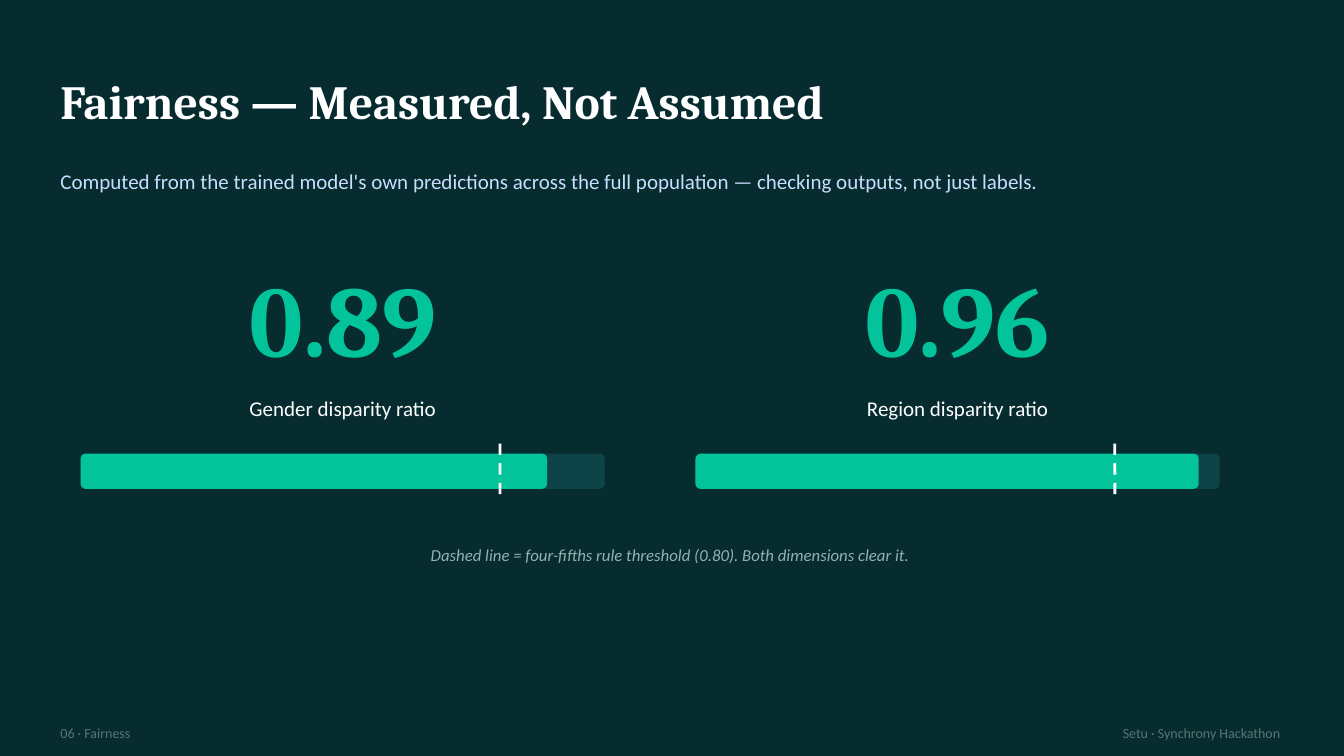
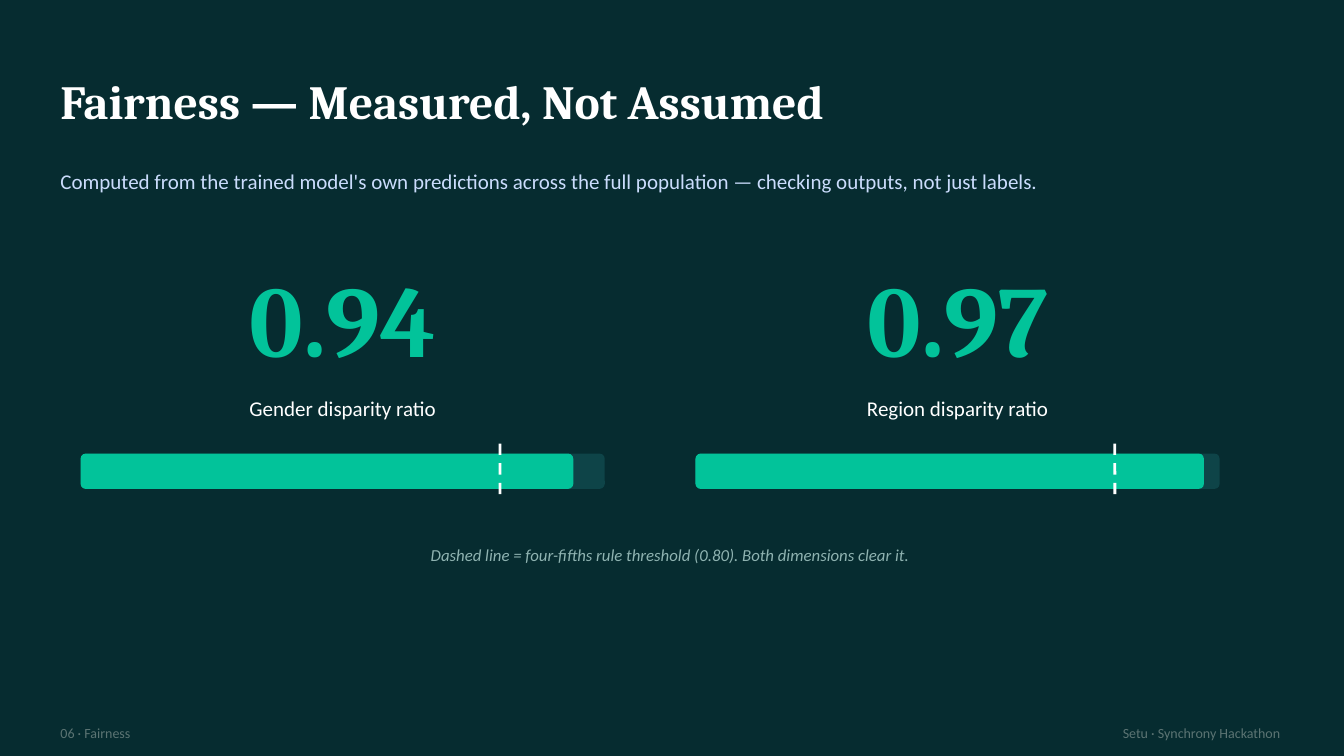
Before and after one commit to Shlok-J/setu-synchrony-hackathon, a slide deck: slide 7 of Setu_Synchrony_Hackathon.pptx. Drawn at 1344x756 pixels with LibreOffice and Linux fonts; fonts in the diff are those of the drawing. Boxes give left, top, right and bottom in pixels: in the first picture for what was removed or moved away, otherwise in the second. Text is boxed around its words. In the diff, an @@ line names an element or a change of style, - is before the commit and + after.

```diff
--- a/Setu_Synchrony_Hackathon.pptx
+++ b/Setu_Synchrony_Hackathon.pptx
@@ text at [249, 288, 435, 358]: text changed @@
-0.89
+0.94
@@ text at [867, 289, 1048, 358]: text changed @@
-0.96
+0.97
@@ rounded rectangle: place and size @@
-rounded rectangle at [81, 454, 547, 489]
+rounded rectangle at [81, 454, 574, 489]
@@ rounded rectangle: place and size @@
-rounded rectangle at [696, 454, 1199, 489]
+rounded rectangle at [696, 454, 1204, 489]
```
Also in this commit, not shown: 4 other files.
